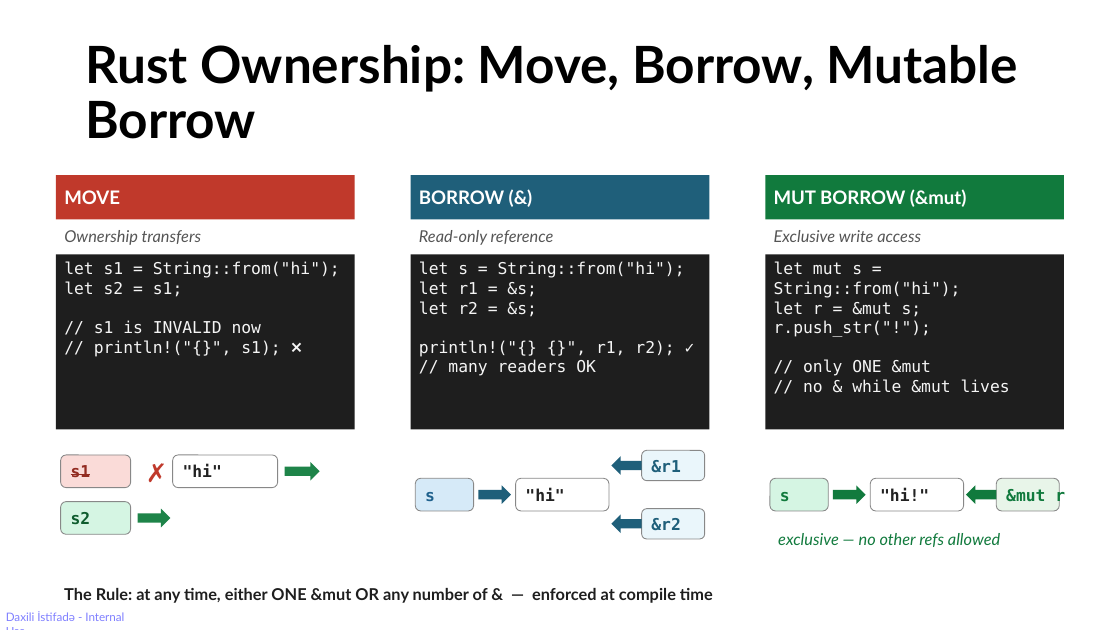
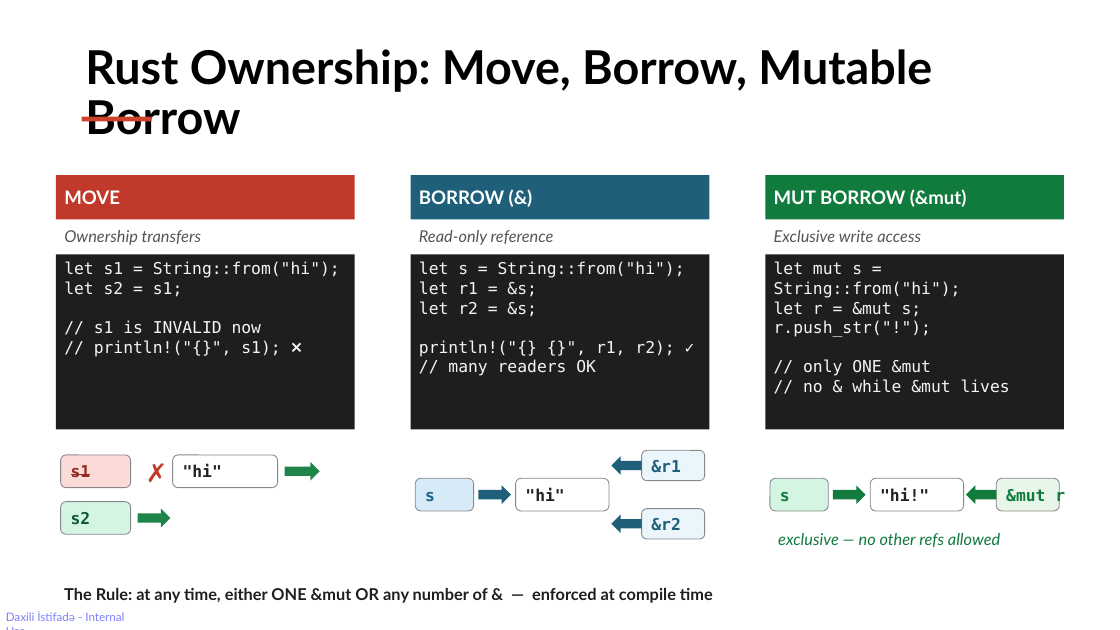
Before and after one commit to rahimahmedov/rust_vs_cpp, a slide deck: slide 7 of rust_friday_session.pptx. Drawn at 1120x630 pixels with LibreOffice and Linux fonts; fonts in the diff are those of the drawing. Boxes give left, top, right and bottom in pixels: in the first picture for what was removed or moved away, otherwise in the second. Text is boxed around its words. In the diff, an @@ line names an element or a change of style, - is before the commit and + after.

```diff
--- a/rust_friday_session.pptx
+++ b/rust_friday_session.pptx
@@ title "Rust Ownership: Move, Borrow, Mutable ..." at (85,49,932,135): size 44 to 40 pt @@
@@ rectangle added at (82,117,151,122), fill #CE422B @@
```
Also in this commit, not shown: 3 other slides changed, 9 slides added.
